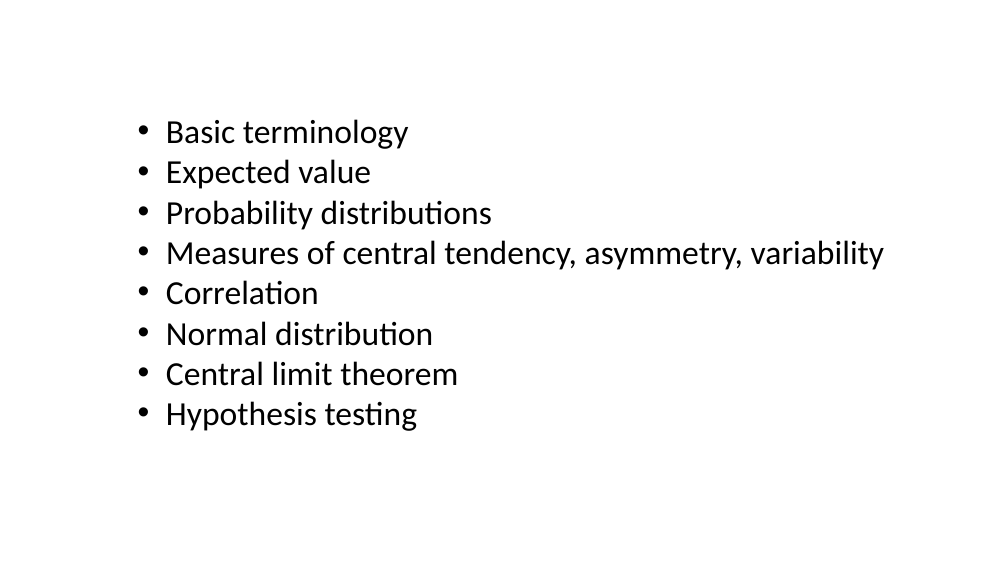
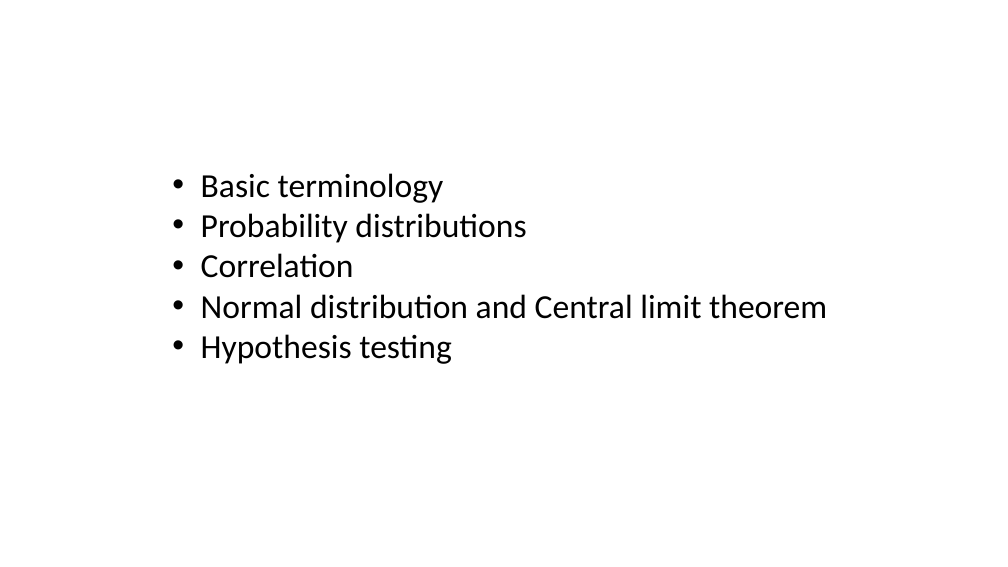
Before and after one commit to MarcoCalbucci/DataAnalytics, a slide deck: slide 2 of Probability_Statistics/Probability_Statistics_intro.pptx. Drawn at 1008x567 pixels with LibreOffice and Linux fonts; fonts in the diff are those of the drawing. Boxes give left, top, right and bottom in pixels: in the first picture for what was removed or moved away, otherwise in the second. Text is boxed around its words. In the diff, an @@ line names an element or a change of style, - is before the commit and + after.

```diff
--- a/Probability_Statistics/Probability_Statistics_intro.pptx
+++ b/Probability_Statistics/Probability_Statistics_intro.pptx
@@ text "Basic terminology" moved from (x1=166, y1=119, x2=884, y2=431) to (x1=201, y1=173, x2=827, y2=364) @@
@@ text at (x1=166, y1=159, x2=371, y2=189): paragraph removed @@
-• Expected value
@@ text at (x1=166, y1=240, x2=884, y2=270): paragraph removed @@
-• Measures of central tendency, asymmetry, variability
@@ text at (x1=201, y1=294, x2=827, y2=319): text changed @@
-• Normal distribution
-• Central limit theorem
+• Normal distribution and Central limit theorem
```
Also in this commit, not shown: 1 other slide changed, 2 slides added, 3 slides removed, 9 other files.
